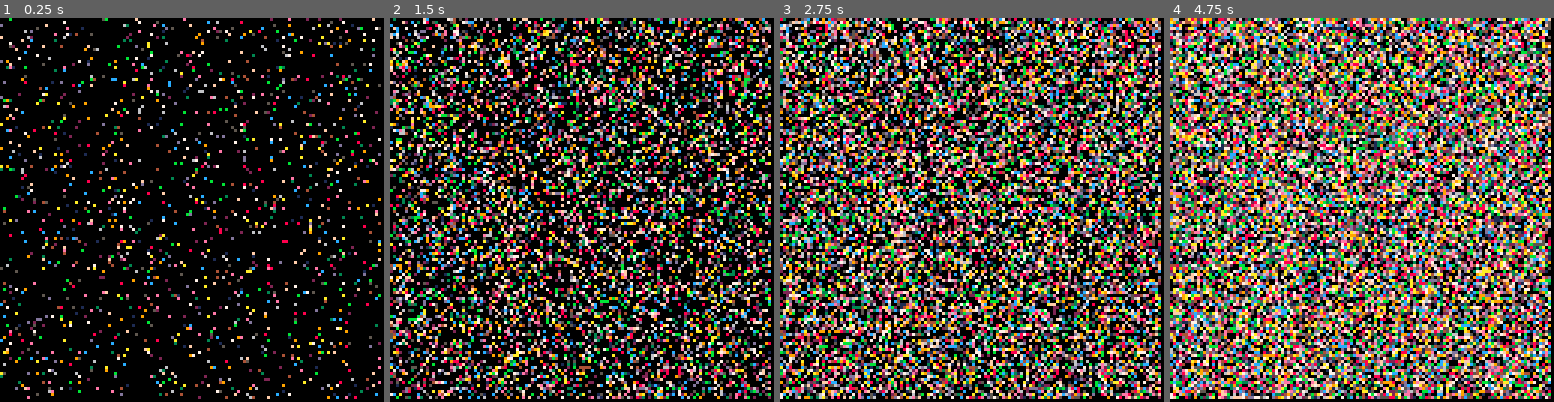
Above: before the commit, frames 1-4 (left to right).
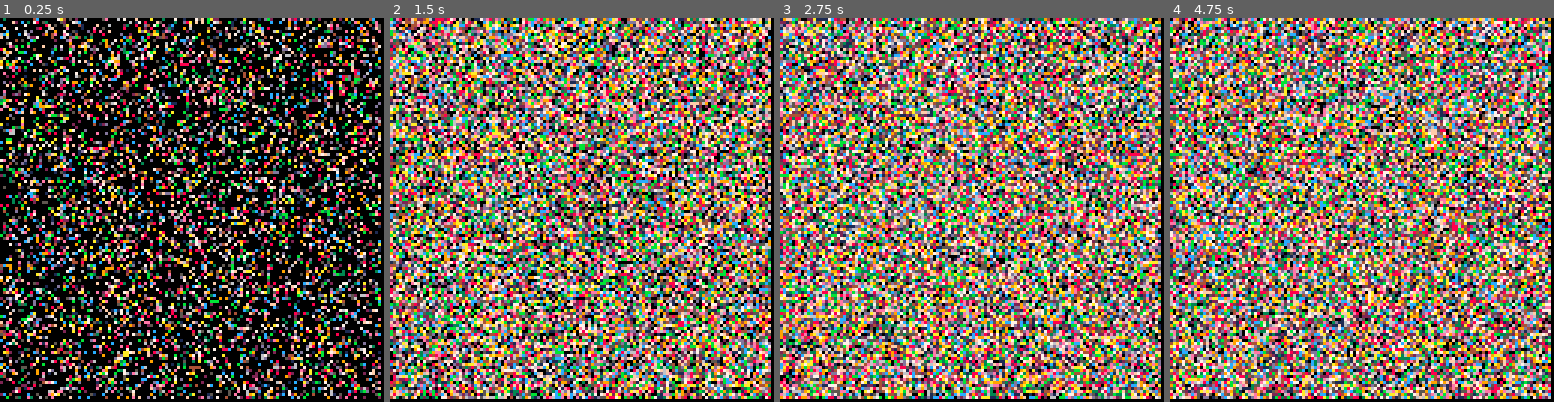
Above: after the commit, the same moments.

Repository: zdzieblowski/PICO-8
Game: PICO-8 cartridge experiments/e1.p8
Same seed, same stepped clock (60 frames per second), same inputs: the game is played once before the commit and once after it.
Inputs:
- Up to frame 1 (0.25 s): no input
- Up to frame 2 (1.5 s): no input
- Up to frame 3 (2.75 s): no input
- Up to frame 4 (4.75 s): no input

The runs differ from the first frame. In frame 1, 30% of the frame differs, in the area x 0-100%, y 0-100%; in frame 2, 83%; in frame 3, 91%; in frame 4, 92%.

Commit message:
Update e1.p8

Diff:
--- a/experiments/e1.p8
+++ b/experiments/e1.p8
@@ -1,15 +1,15 @@
 pico-8 cartridge // http://www.pico-8.com
 version 38
 __lua__
--- pico test #1
--- (c) enzyme42.com 2022
+-- experiment #1
+-- (c) enzyme42.com 2022+
 
 function _init()
 cls()
 end
 
 function _update60()
-	for t=0,100 do
+	for t=0,1000 do
 		x=rnd(127)
 		y=rnd(127)
 		pset(x,y,rnd(16))
